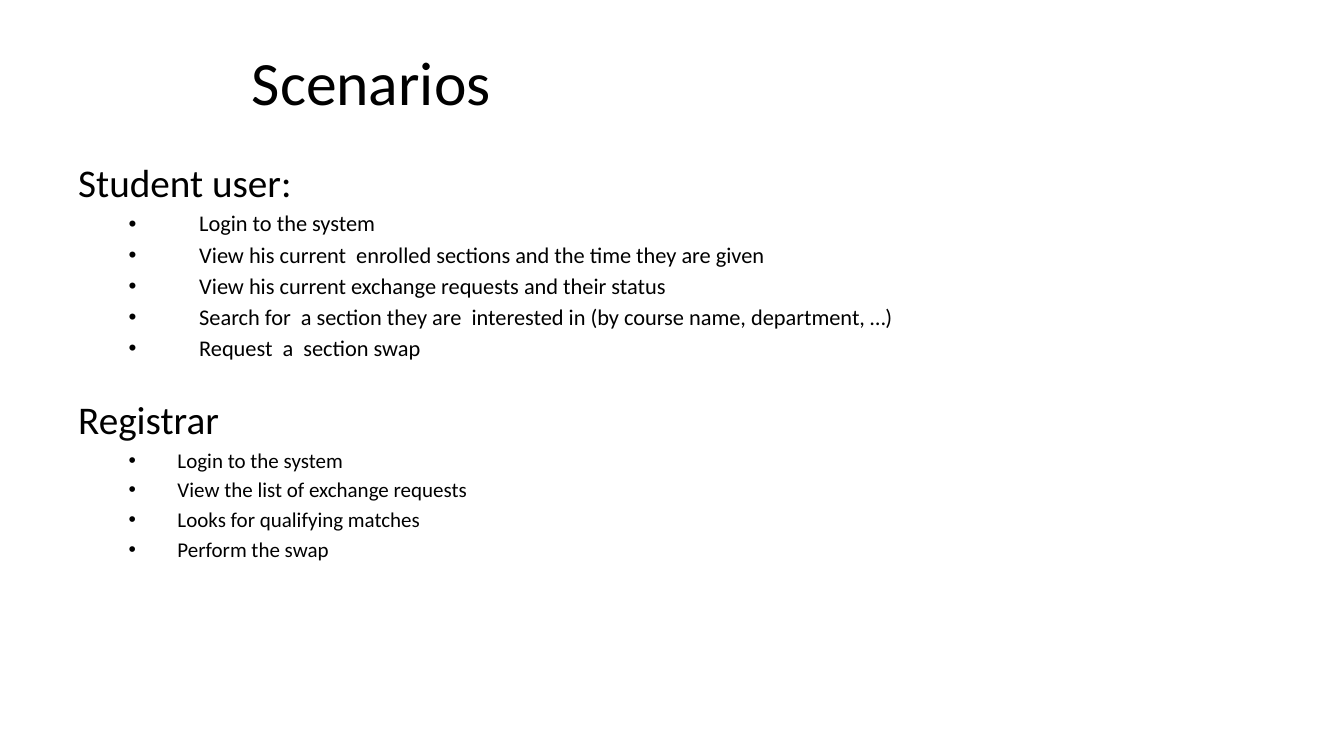
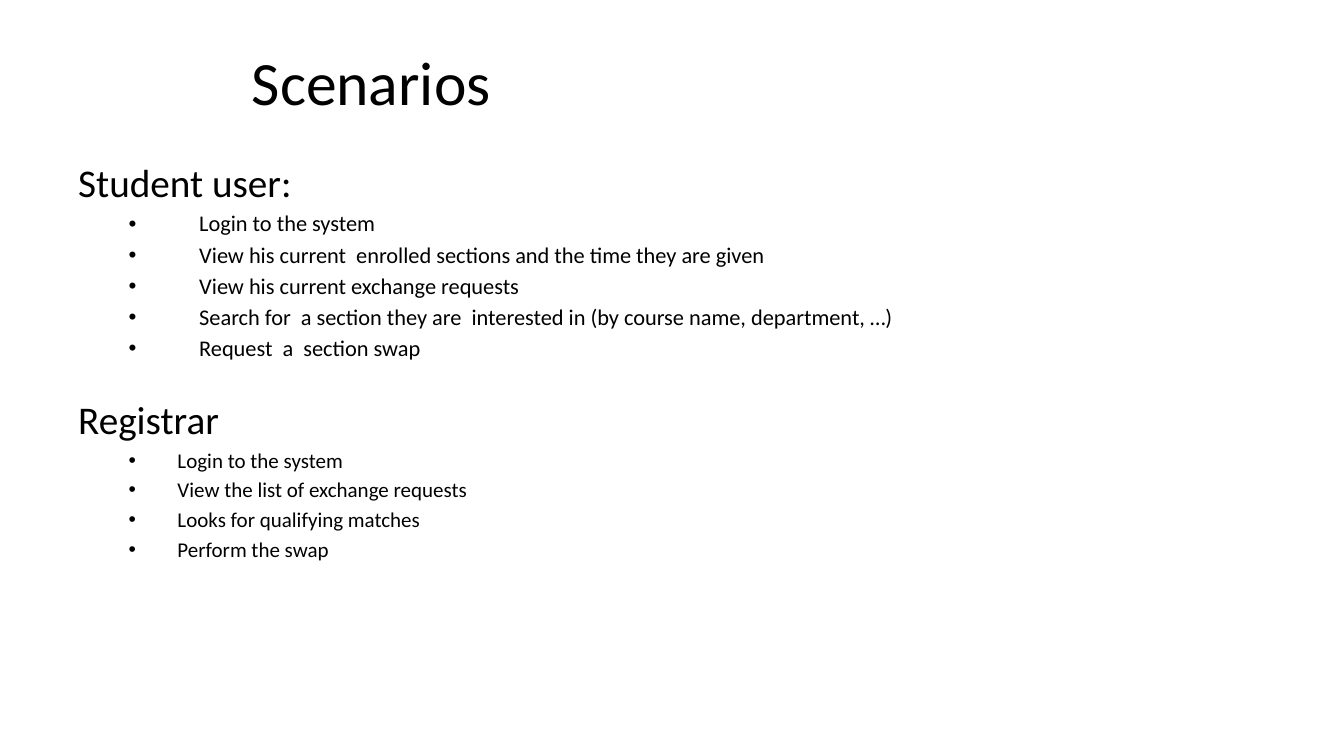
Before and after one commit to alonlapid/courseswap, a slide deck: slide 3 of final_presentation.pptx. Drawn at 1344x756 pixels with LibreOffice and Linux fonts; fonts in the diff are those of the drawing. Boxes give left, top, right and bottom in pixels: in the first picture for what was removed or moved away, otherwise in the second. Text is boxed around its words. In the diff, an @@ line names an element or a change of style, - is before the commit and + after.

```diff
--- a/final_presentation.pptx
+++ b/final_presentation.pptx
@@ text at [199,278,519,298]: text changed @@
-  • View his current exchange requests and their status
+  • View his current exchange requests
```
Also in this commit, not shown: 1 other slide changed.
